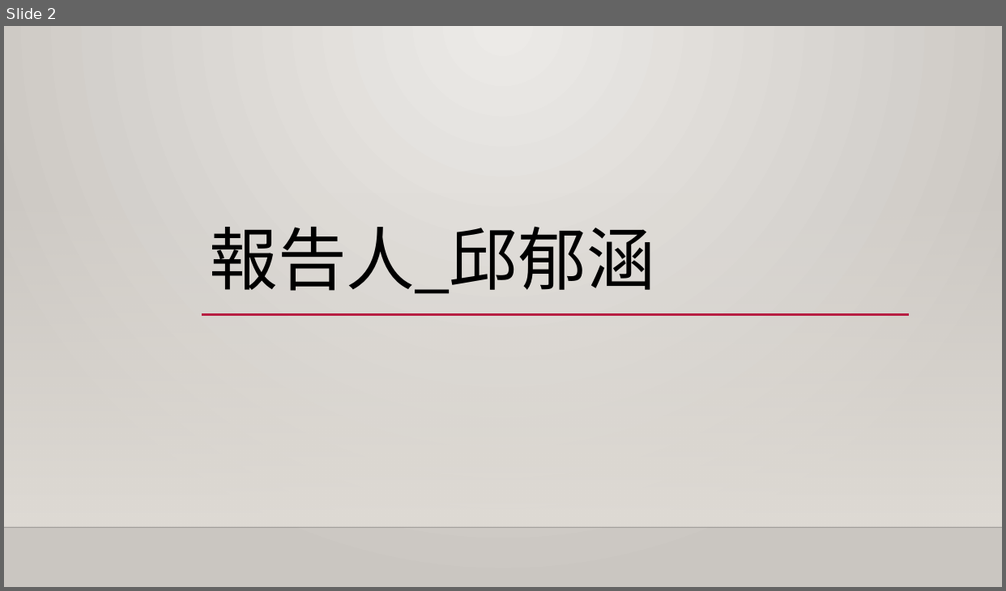
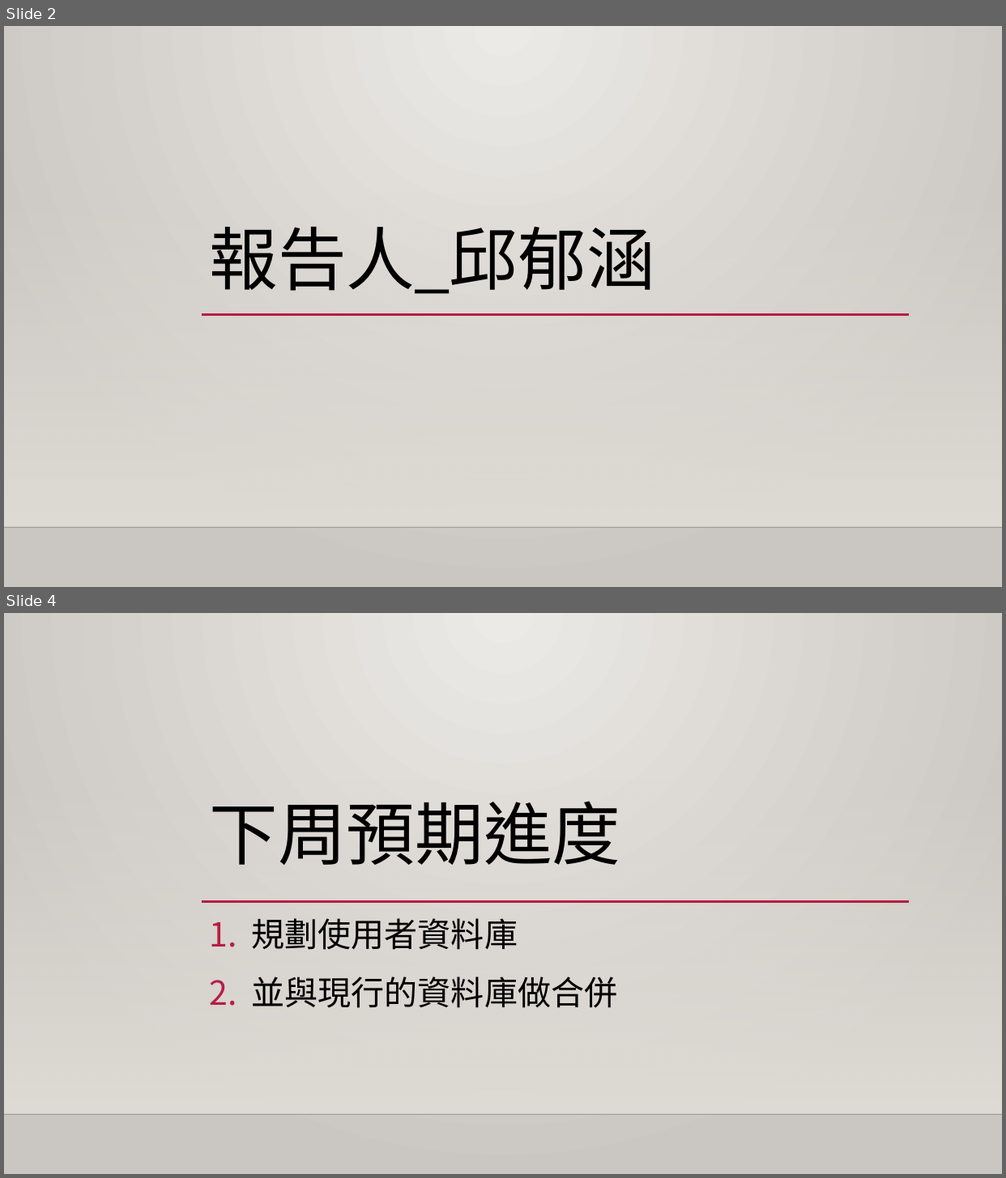
Before and after one commit to QINGSHURUNINDEXINGMING/PccuHW, a slide deck: 暑假第4次會議.pptx. Shown one above the other, each under a label of ours: slide 2 before the commit, slides 2 and 4 after it; the slides between them are not shown. The pictures are 1006x591 and 1006x1178 pixels, drawn with LibreOffice and Linux fonts; fonts in the diff are those of the drawing; background and template pictures are left out. Boxes give left, top, right and bottom in pixels: in the first picture for what was removed or moved away, otherwise in the second. Text is boxed around its words. In the diff, an @@ line names an element or a change of style, - is before the commit and + after.

```diff
--- a/暑假第4次會議.pptx
+++ b/暑假第4次會議.pptx
@@ slide 4 added at box(4, 613, 1002, 1174), background gradient #ECEAE7 to #CAC7C1; not listed: 3 template elements that a slide beside it also shows @@
@@ title added at box(210, 801, 621, 865), 66 pt, text #000000 @@
+下周預期進度
@@ subtitle added at box(252, 918, 618, 1008), 32 pt, text #000000 @@
+1. 規劃使用者資料庫
+2. 並與現行的資料庫做合併
```
Also in this commit, not shown: 1 other slide added, 1 slide removed, 7 other files.
